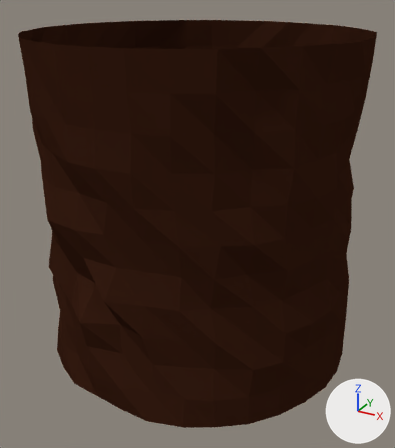
The Blender file Defenders/Assets/BlenderFiles/WorldWall.blend: old version first, new version second.
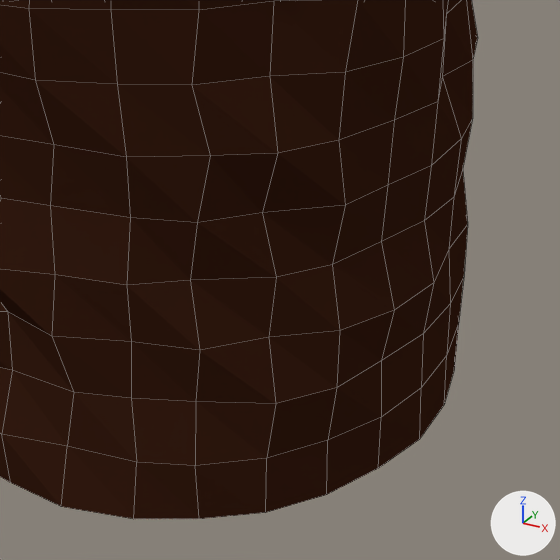
There are two pictures of each version: one whole from a camera (50 mm lens) standing at (31.4, -57.5, 24.8) and looking at (0.7, -1.6, -3.2), one close up on the part from 29% to 100% of the width and 38% to 100% of the height. The lights are fixed; the arrows at lower right show +X, +Y and +Z. The close-ups show mesh edges as thin lines.
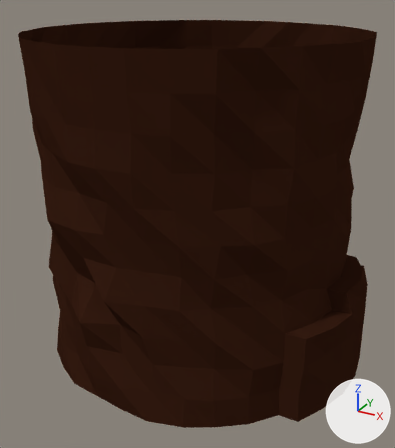
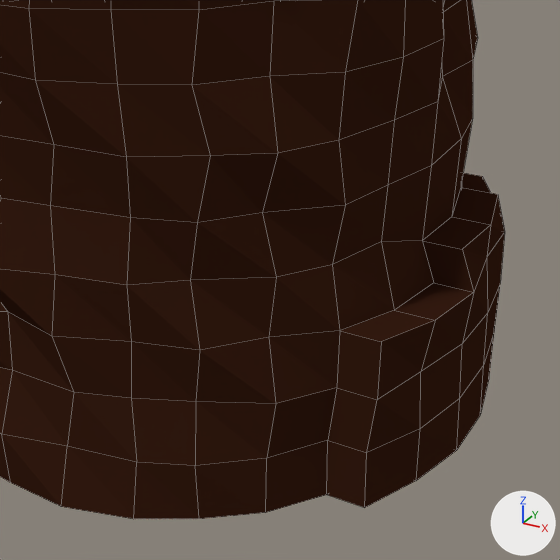
What the commit changed:
me_cylinder is used by ob_cylinder; location (0.0, 0.0, 0.0); scale (100.0, 100.0, 100.0).
Verts and faces of me_cylinder; kept vertices keep their numbers, new ones are numbered from 384.
Before the commit, vertices of me_cylinder: 147 (0.173, 0.002, 0.054) at pixel (446, 14).
me_cylinder had 384 vertices, 353 faces and spanned x -0.199..0.199, y -0.196..0.2, z -0.199..0.199.
me_cylinder now has 404 vertices, 373 faces and spans x -0.199..0.221, y -0.196..0.2, z -0.199..0.199.
Part 1, on me_cylinder:
9 vertices are removed from x 0.176..0.193, y -0.074..0.074, z -0.163..-0.054.
24 faces are deleted.
5 vertices move from x 0.189..0.196, y -0.037..0.04, z -0.163..-0.054 to x 0.189..0.221, y -0.039..0.038, z -0.198..-0.067.
18 vertices are added at x 0.182..0.217, y -0.11..0.107, z -0.198..-0.066.
11 new vertices lie (0.023, 0.0, 0.001) away from vertices in x 0.16..0.192, y -0.108..0.112, z -0.199..-0.054.
44 new faces join them.
Part 2, on me_cylinder:
Vertex 147 moves to (0.171, 0.002, 0.054).

Changed parts and their boxes [x1, y1, x2, y2] in the close-ups (560 x 560 px; the box of a moved part takes in the faces that stretch with it):
'Cylinder', reshaped
    before: [0, 0, 478, 519]
    after: [0, 0, 505, 519]
part 1 of me_cylinder, built on
    before: [327, 120, 472, 494]
    after: [327, 120, 505, 508]
part 2 of me_cylinder, moved or reshaped
    both: [438, 0, 473, 98]
